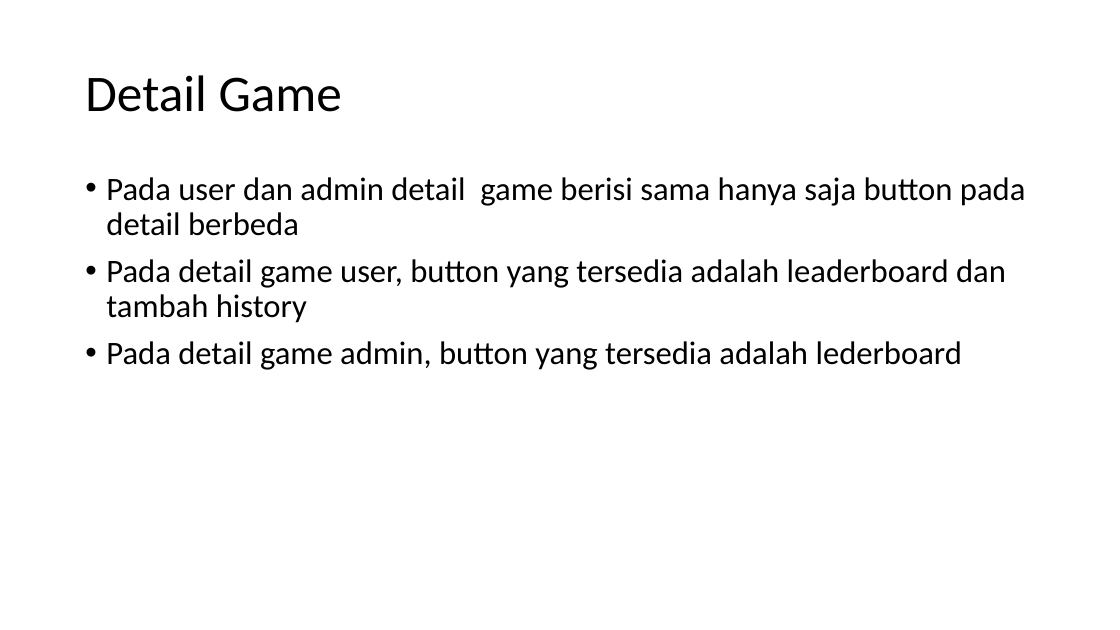
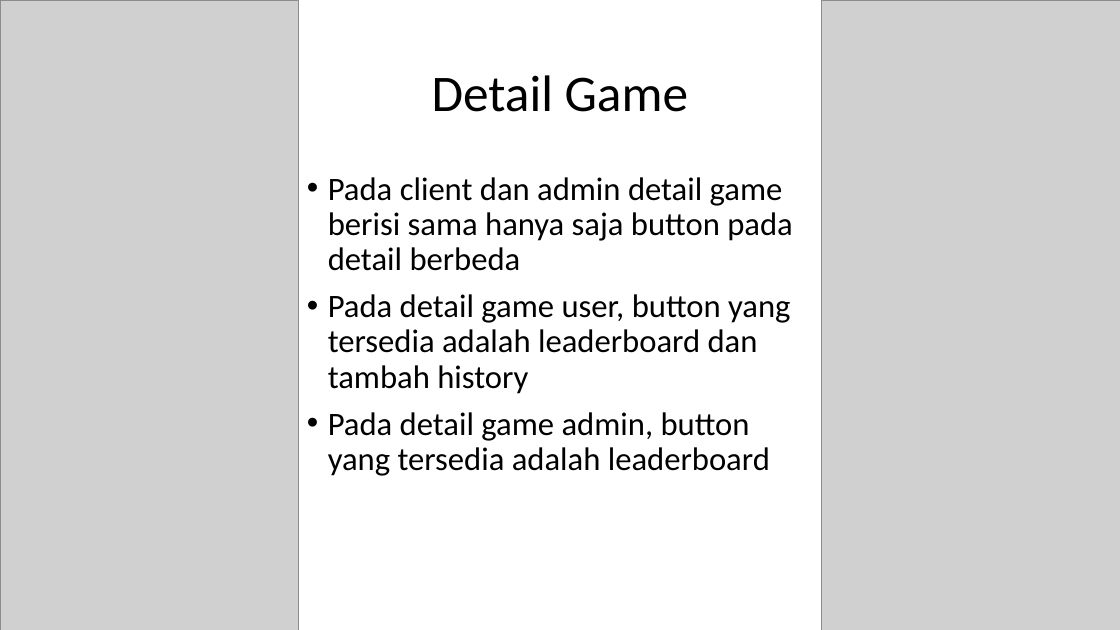
Before and after one commit to MaheswaraAW/-PPL4611, a slide deck: slide 8 of APLIKASI CATALOG BOARD GAMES.pptx (slide 7 before the commit). Drawn at 1120x630 pixels with LibreOffice and Linux fonts; fonts in the diff are those of the drawing; grey boxes stand for pictures. Boxes give left, top, right and bottom in pixels: in the first picture for what was removed or moved away, otherwise in the second. Text is boxed around its words. In the diff, an @@ line names an element or a change of style, - is before the commit and + after.

```diff
--- a/APLIKASI CATALOG BOARD GAMES.pptx
+++ b/APLIKASI CATALOG BOARD GAMES.pptx
@@ picture added at [0, 0, 298, 630] @@
@@ picture added at [822, 0, 1120, 630] @@
@@ title "Detail Game" at [432, 75, 688, 112]: alignment left to centre @@
@@ text "Pada client dan admin detail ...": place and size @@
-text "Pada client dan admin detail ..." at [106, 177, 1026, 370]
+text "Pada client dan admin detail ..." at [328, 177, 793, 476]
@@ text at [328, 177, 793, 271]: text changed @@
-• Pada user dan admin detail game berisi sama hanya saja button pada detail berbeda
+• Pada client dan admin detail game berisi sama hanya saja button pada detail berbeda
@@ text at [328, 412, 770, 476]: text changed @@
-• Pada detail game admin, button yang tersedia adalah lederboard
+• Pada detail game admin, button yang tersedia adalah leaderboard
```
Also in this commit, not shown: 12 other slides changed, 1 slide added.
